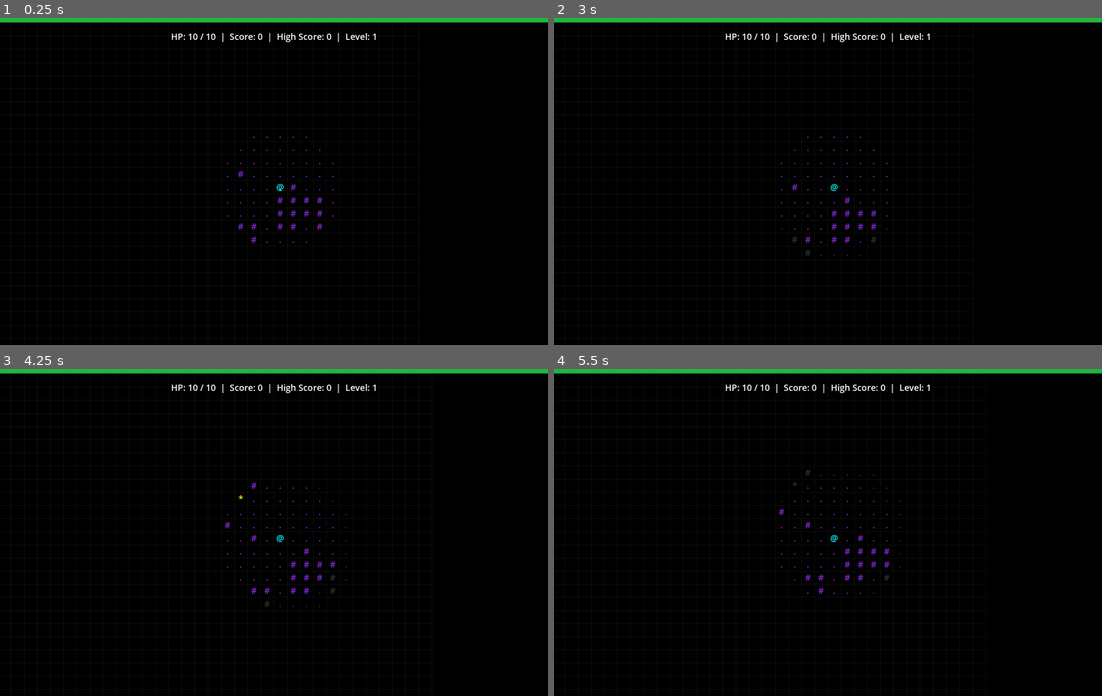
Above: before the commit, frames 1-4 (two rows, left to right).
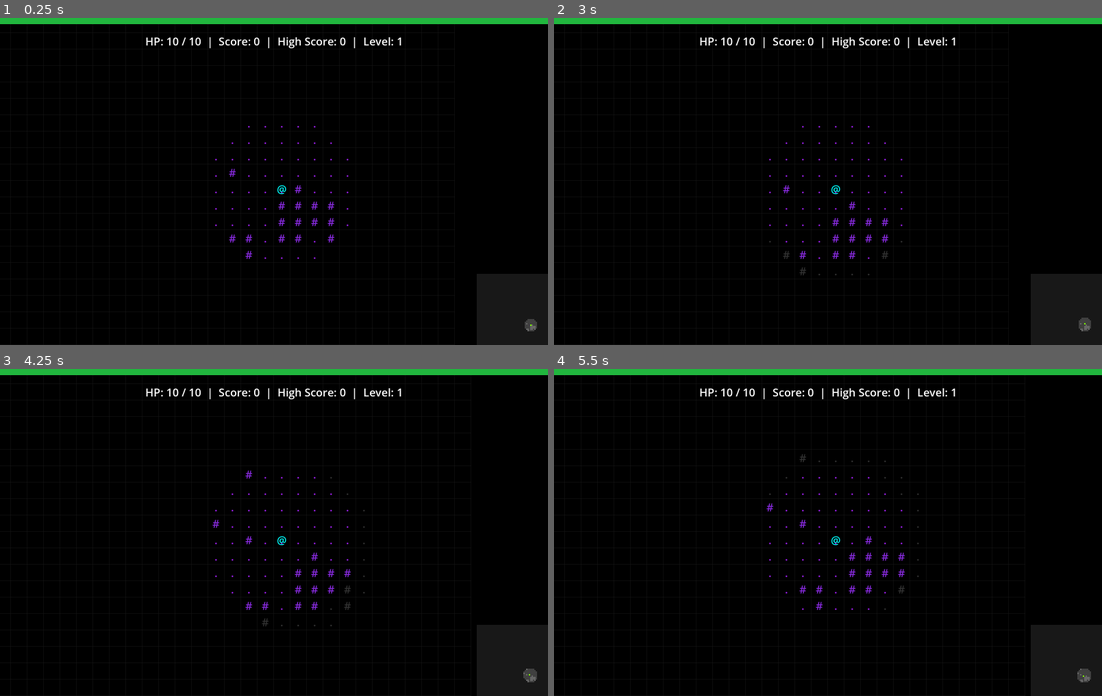
Above: after the commit, the same moments.

Repository: logoandrew/Astrogue
Game: Godot game, scene res://Main.tscn
The game is run twice, just before and just after one commit, with the same random seed, the same clock (stepped at 60 frames per second) and the same inputs.
Inputs:
- Up to frame 1 (0.25 s): no input
- Up to frame 2 (3 s): tap Enter at 0.5 s; hold Right (ui_right) 0.53-1.28 s; tap R (restart) at 1.25, 2, 2.75 s; hold Down (ui_down) 1.28-2.03 s; hold Right (ui_right) 2.03-2.78 s; hold Up (ui_up) from 2.78 s (still down)
- Up to frame 3 (4.25 s): release Up (ui_up) at 3.53 s; hold Left (ui_left) from 3.53 s (still down); tap R (restart) at 4.15 s
- Up to frame 4 (5.5 s): tap R (restart) at 4.25, 5 s; release Left (ui_left) at 5.03 s; hold Down (ui_down) from 5.03 s (still down)

The runs differ from the first frame. In frame 1, 2.2% of the frame differs, in the area x 0-100%, y 1-96%; in frame 2, 2.2%; in frame 3, 2.3%; in frame 4, 2.3%.

Commit message:
Add mini-map

Diff:
--- a/GameState.gd
+++ b/GameState.gd
@@ -7,7 +7,7 @@
 var high_score = 0
 var has_light_source = true
 var light_durability = 100
-var max_light_durability = 300
+var max_light_durability = 210
 
 func _ready():
 	load_high_score()
--- a/Main.tscn
+++ b/Main.tscn
@@ -1,6 +1,7 @@
-[gd_scene load_steps=3 format=3 uid="uid://japyvpunvb26"]
+[gd_scene load_steps=4 format=3 uid="uid://japyvpunvb26"]
 
 [ext_resource type="Script" uid="uid://fugettr3tcxt" path="res://main.gd" id="1_glv2v"]
+[ext_resource type="Script" uid="uid://momyt4c4d30h" path="res://MiniMapDisplay.gd" id="2_uu6xs"]
 
 [sub_resource type="StyleBoxFlat" id="StyleBoxFlat_glv2v"]
 bg_color = Color(0.129412, 0.713726, 0.243137, 1)
@@ -23,7 +24,7 @@
 horizontal_alignment = 1
 
 [node name="MessageLog" type="RichTextLabel" parent="CanvasLayer"]
-custom_minimum_size = Vector2(0, 100)
+custom_minimum_size = Vector2(0, 70)
 anchors_preset = 12
 anchor_top = 1.0
 anchor_right = 1.0
@@ -43,6 +44,22 @@
 theme_override_styles/fill = SubResource("StyleBoxFlat_glv2v")
 show_percentage = false
 
+[node name="MiniMapBG" type="ColorRect" parent="CanvasLayer"]
+custom_minimum_size = Vector2(104, 104)
+anchors_preset = 3
+anchor_left = 1.0
+anchor_top = 1.0
+anchor_right = 1.0
+anchor_bottom = 1.0
+offset_left = -104.0
+offset_top = -104.0
+grow_horizontal = 0
+grow_vertical = 0
+color = Color(0.0943044, 0.0943044, 0.0943043, 1)
+
+[node name="MiniMapDisplay" type="Node2D" parent="CanvasLayer/MiniMapBG"]
+script = ExtResource("2_uu6xs")
+
 [node name="Timer" type="Timer" parent="."]
 wait_time = 3.0
 autostart = true
--- /dev/null
+++ b/MiniMapDisplay.gd
@@ -0,0 +1,48 @@
+extends Node2D
+
+func _process(delta):
+	# Tell the node to redraw itself on every frame.
+	queue_redraw()
+
+
+func _draw():
+	# Get a reference to the main game scene to access its variables.
+	var main_node = get_node("/root/Main")
+	if not main_node or not main_node.map_data:
+		return # Don't draw if the main game isn't ready yet.
+
+	# Define the size of each tile on the mini-map.
+	var mini_tile_size = 2
+
+	# Loop through the entire map grid.
+	for y in range(main_node.map_data.size()):
+		for x in range(main_node.map_data[y].size()):
+			var fog_state = main_node.fog_map[y][x]
+
+			# Only draw tiles that are "known" (1) or "visible" (2).
+			if fog_state > 0:
+				var tile_type = main_node.map_data[y][x]
+				var tile_color
+
+				if tile_type == 1: # Wall
+					tile_color = Color(0.4, 0.4, 0.4) # Dim white
+				elif tile_type == 2: # Stairs
+					tile_color = Color.MAGENTA
+				elif tile_type == 5: # Potion
+					tile_color = Color.DARK_ORANGE
+				elif tile_type == 6: # HP-Up
+					tile_color = Color.DARK_ORANGE
+				elif tile_type == 7: # Flashlight
+					tile_color = Color.DARK_ORANGE
+				else: # Floor
+					tile_color = Color(0.25, 0.25, 0.25) # Dim gray
+
+				var rect = Rect2(x * mini_tile_size, y * mini_tile_size, mini_tile_size, mini_tile_size)
+				draw_rect(rect, tile_color)
+
+	if main_node.player:
+		var player_x = main_node.player["x"]
+		var player_y = main_node.player["y"]
+		var player_color = Color.LAWN_GREEN
+		var rect = Rect2(player_x * mini_tile_size, player_y * mini_tile_size, mini_tile_size, mini_tile_size)
+		draw_rect(rect, player_color)
--- a/main.gd
+++ b/main.gd
@@ -22,7 +22,10 @@
 var fog_map = []
 var tile_nodes = []
 var map_data = []
+var message_history = []
 var is_player_turn = true
+var light_dur_init = GameState.light_durability
+var max_light_dur_init = GameState.max_light_durability
 
 # --- Godot Functions ---
 func _ready():
@@ -54,6 +57,9 @@
 		GameState.score = 0
 		GameState.level = 1
 		GameState.player_hp = GameState.max_player_hp
+		GameState.has_light_source = true
+		GameState.light_durability = light_dur_init
+		GameState.max_light_durability = max_light_dur_init
 		get_tree().paused = false
 		get_tree().reload_current_scene()
 		return
@@ -94,6 +100,16 @@
 		draw_line(Vector2(-grid_range * tile_size, y), Vector2(grid_range * tile_size, y), Color(0.1, 0.1, 0.1))
 
 
+func is_tile_open(x, y):
+	for j in range(y - 1, y + 2):
+		for i in range (x - 1, x + 2):
+			if j < 0 or j >= map_data.size() or i < 0 or i >= map_data[0].size():
+				return false
+			if map_data[j][i] == 1:
+				return false
+	return true
+
+
 # --- Custom Game Logic Functions ---
 func try_move(dx, dy):
 	var target_x = player["x"] + dx
@@ -120,7 +136,7 @@
 	elif target_tile_type != 1:
 		if target_tile_type == 5:
 			if player["hp"] < GameState.max_player_hp:
-				player["hp"] += 4
+				player["hp"] += 5
 				player["hp"] = min(player["hp"], GameState.max_player_hp)
 				GameState.player_hp = player["hp"]
 				log_message("You heal yourself", Color.DEEP_SKY_BLUE)
@@ -161,6 +177,8 @@
 		if target_tile_type == 2:
 			GameState.score += 38 + (GameState.level * 2)
 			GameState.level += 1
+			if GameState.light_durability > 0:
+				GameState.has_light_source = true
 			log_message("You descend to level " + str(GameState.level) + "!", Color.GOLD)
 			get_tree().reload_current_scene()
 
@@ -186,7 +204,7 @@
 
 func enemy_take_turn(actor):
 	var can_see_player = false
-	var vision_radius = 5
+	var vision_radius = 6
 	var actor_pos = Vector2(actor["x"], actor["y"])
 	var player_pos = Vector2(player["x"], player["y"])
 
@@ -262,7 +280,7 @@
 
 func update_ui():
 	var health_label = $CanvasLayer/HealthLabel
-	health_label.text = "HP: " + str(player["hp"]) + " / " + st …(116 unchanged characters)…  + "  |  Level: " + str(GameState.level)
+	health_label.text = "HP: " + str(player["hp"]) + " / " + st …(116 unchanged characters)…  + "  |  Level: " + str(GameState.level)# + "  |  FL: " + str(GameState.light_durability) + "/" + str(GameState.max_light_durability)
 
 	var health_bar = $CanvasLayer/HealthBar
 	health_bar.max_value = GameState.max_player_hp
@@ -270,10 +288,20 @@
 
 
 func log_message(message, color = Color.WHITE):
+	message_history.append({ "text": message, "color": color })
+	if message_history.size() > 10:
+		message_history.pop_front()
 	var message_log = $CanvasLayer/MessageLog
-	message_log.bbcode_enabled = true
-	message_log.scroll_following = true
-	message_log.append_text("[color=" + color.to_html() + "]" + message + "[/color]\n")
+	message_log.clear()
+	for i in range(message_history.size()):
+		var msg_data = message_history[i]
+		var text = msg_data["text"]
+		var text_color = msg_data["color"]
+		if i < message_history.size() - 1:
+			text_color.a = 0.5
+		message_log.bbcode_enabled = true
+		message_log.scroll_following = true
+		message_log.append_text("[color=" + text_color.to_html(true) + "]" + text + "[/color]\n")
 
 
 func generate_map():
@@ -318,7 +346,7 @@
 			player["x"] = px
 			player["y"] = py
 			actors.append(player)
-			map_data[py][px] = 4
+			#map_data[py][px] = 4
 			player_placed = true
 
 	var enemies_to_place = 2 + GameState.level
@@ -333,14 +361,14 @@
 					"x": ex, "y": ey, "hp": enemy_def["hp"],
 					"char": enemy_def["char"], "color": enemy_def["color"], "accuracy": enemy_def["accuracy"]
 				})
-				map_data[ey][ex] = 3
+				#map_data[ey][ex] = 3
 				enemy_placed = true
 
 	var staircase_placed = false
 	while not staircase_placed:
 		var sx = randi_range(1, map_data[0].size() - 2)
 		var sy = randi_range(1, map_data.size() - 2)
-		if map_data[sy][sx] == 0:
+		if map_data[sy][sx] == 0 and is_tile_open(sx, sy):
 			map_data[sy][sx] = 2
 			staircase_placed = true
 
@@ -350,7 +378,7 @@
 		while not potion_placed:
 			var px = randi_range(1, map_data[0].size() - 2)
 			var py = randi_range(1, map_data.size() - 2)
-			if map_data[py][px] == 0:
+			if map_data[py][px] == 0 and is_tile_open(px, py):
 				map_data[py][px] = 5
 				potion_placed = true
 
@@ -513,7 +541,7 @@
 		var durability_percent = float(GameState.light_durability) / float(GameState.max_light_durability)
 		var flicker_chance = 20 + (1.0 - durability_percent) * 60
 		if randi_range(1, 100) <= flicker_chance:
-			var flicker_duration = 0.2 + (1.0 - durability_percent) * 0.5
+			var flicker_duration = 0.15 + (1.0 - durability_percent) * 0.5
 			GameState.has_light_source = false
 			update_fog()
 			await get_tree().create_timer(flicker_duration).timeout
--- a/project.godot
+++ b/project.godot
@@ -23,7 +23,7 @@
 
 window/size/viewport_width=2000
 window/size/viewport_height=1200
-window/stretch/scale=2.0
+window/stretch/scale=2.5
 
 [input]
 
Not shown, added: MiniMapDisplay.gd.uid
